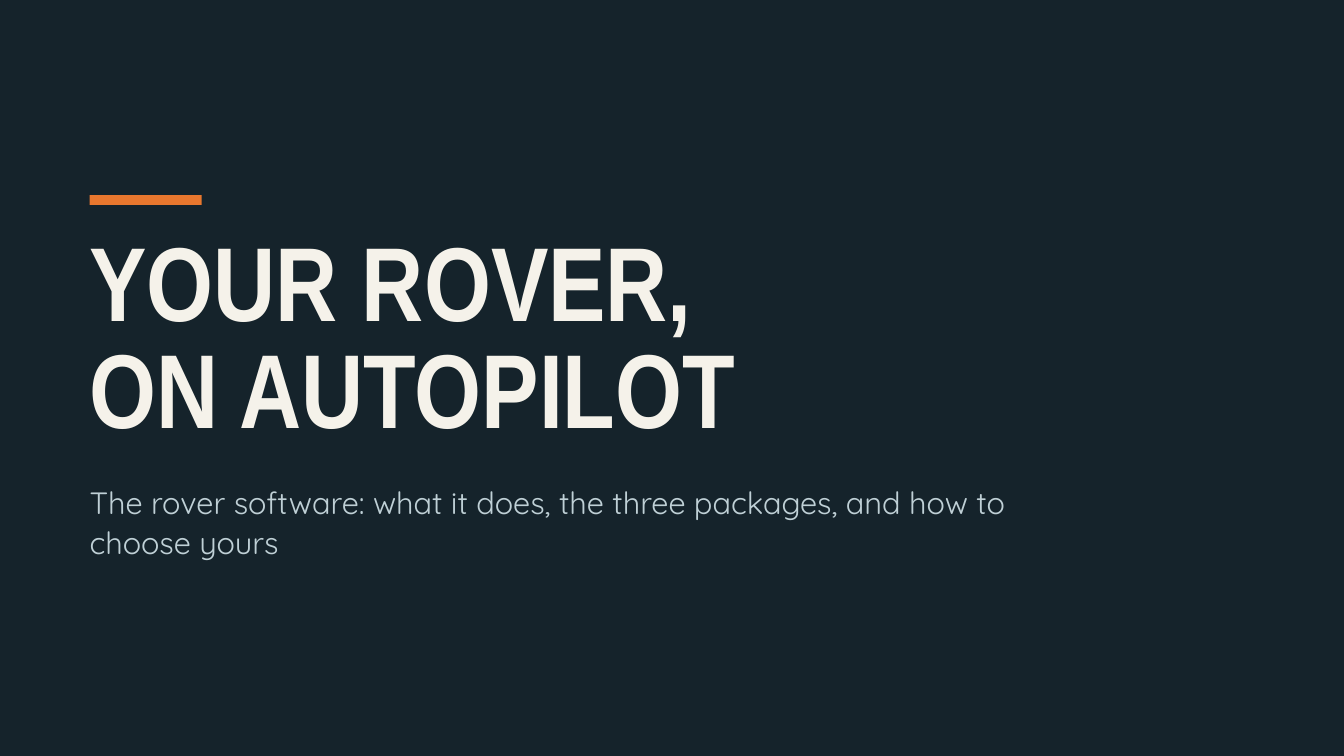
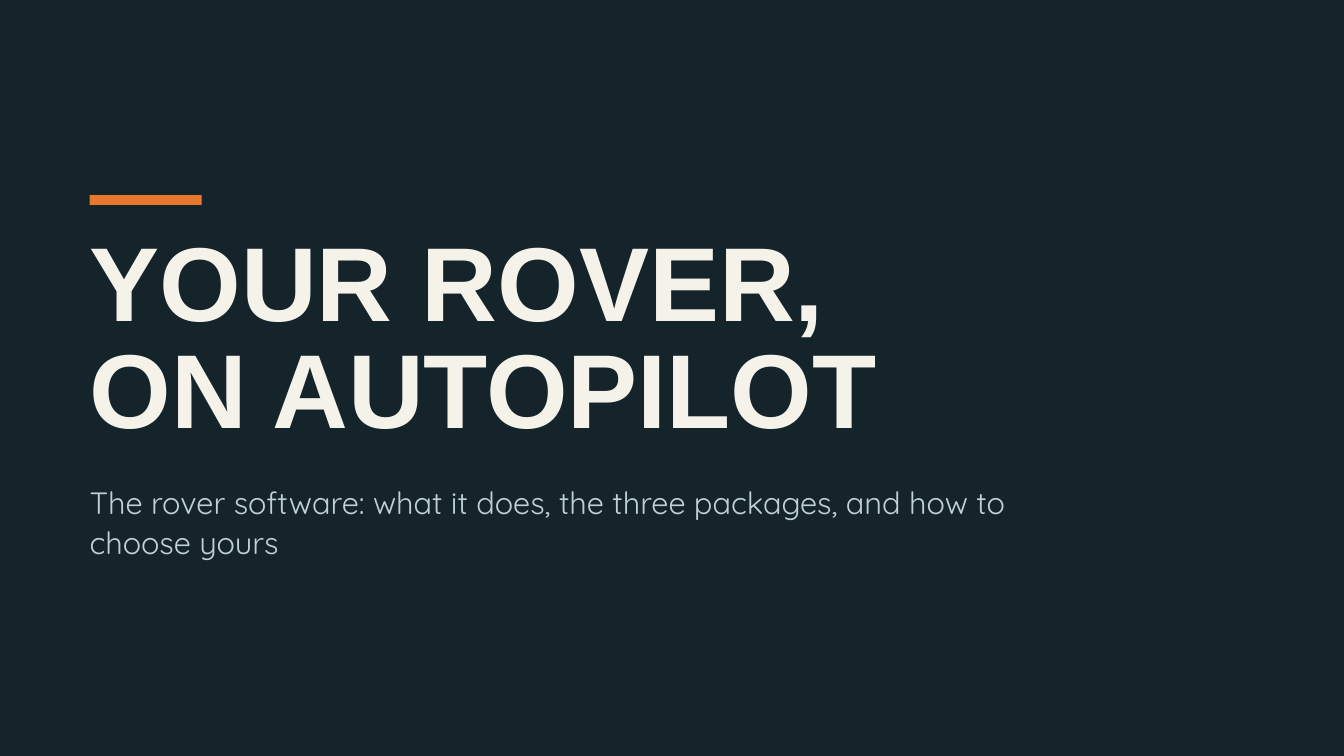
Before and after one commit to gigidinut/SPIKE, a slide deck: slide 1 of docs/Rover Software for Teams.pptx. Drawn at 1344x756 pixels with LibreOffice and Linux fonts; fonts in the diff are those of the drawing. Boxes give left, top, right and bottom in pixels: in the first picture for what was removed or moved away, otherwise in the second. Text is boxed around its words. In the diff, an @@ line names an element or a change of style, - is before the commit and + after.

```diff
--- a/docs/Rover Software for Teams.pptx
+++ b/docs/Rover Software for Teams.pptx
@@ title "YOUR ROVER," at [90, 247, 876, 429]: font Arial Narrow to Arial @@
```
Also in this commit, not shown: 13 other slides changed.
